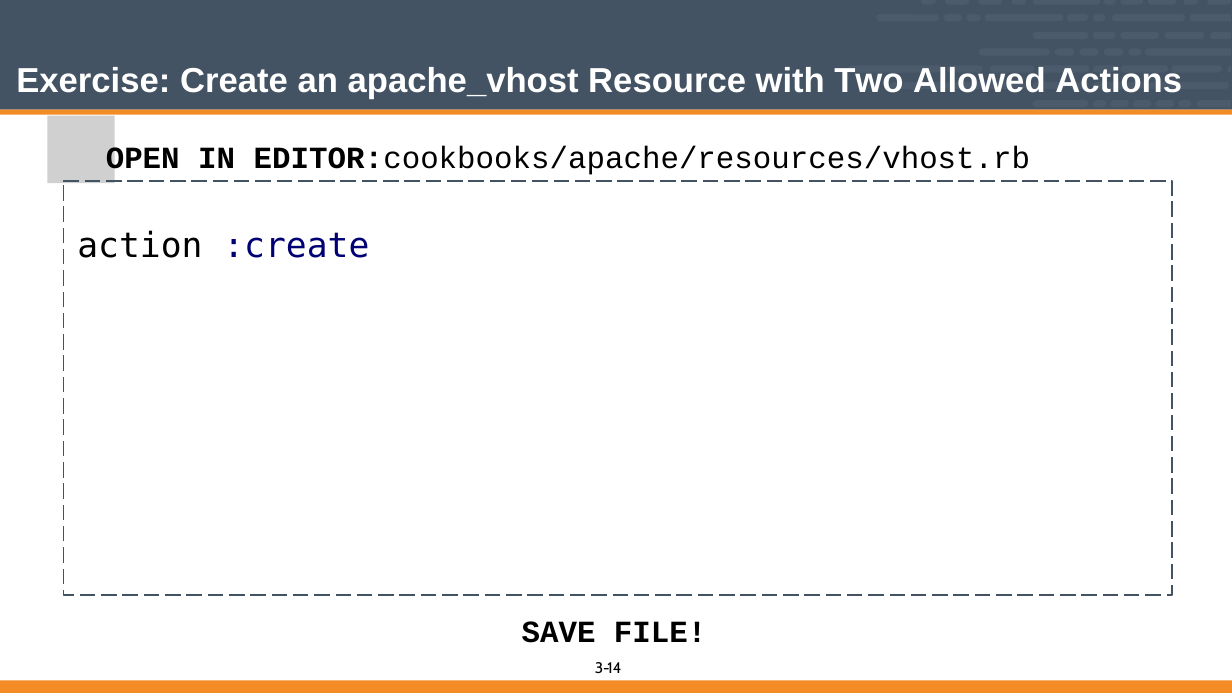
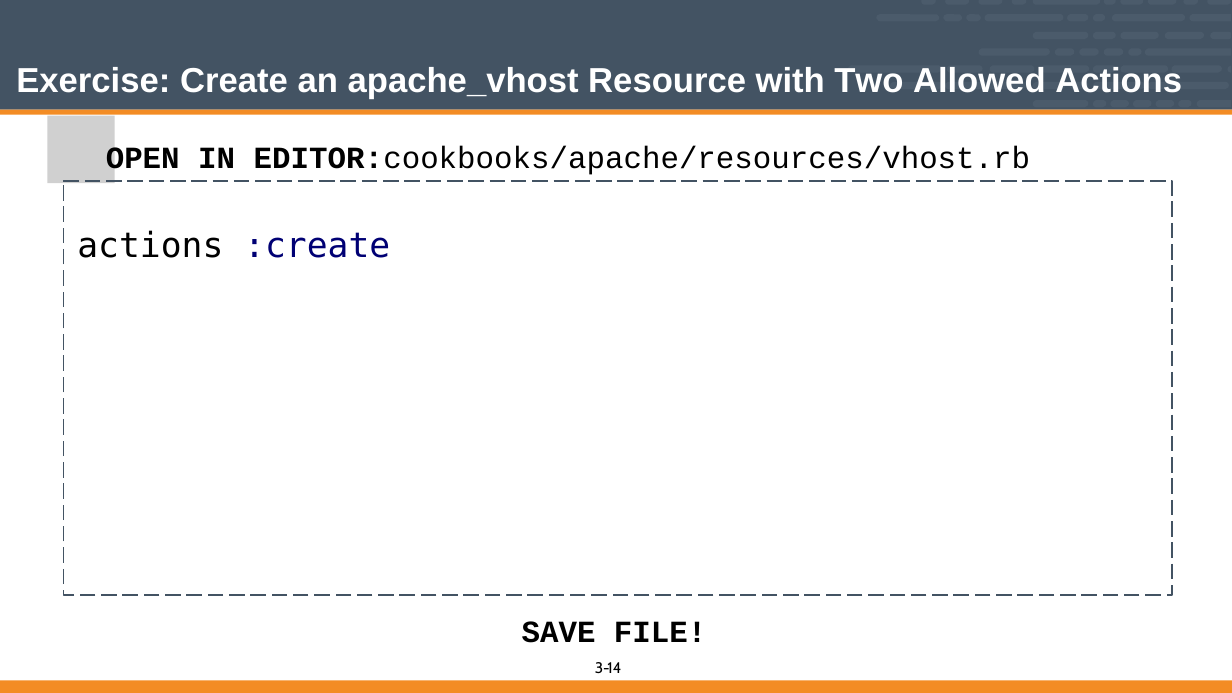
Before and after one commit to vinyar/chef-intermediate, a slide deck: slide 14 of 03-building_custom_resources.pptx. Drawn at 1232x693 pixels with LibreOffice and Linux fonts; fonts in the diff are those of the drawing; grey boxes stand for pictures. Boxes give left, top, right and bottom in pixels: in the first picture for what was removed or moved away, otherwise in the second. Text is boxed around its words. In the diff, an @@ line names an element or a change of style, - is before the commit and + after.

Commit message:
Fixed issue with resources definition
* Incorrectly used 'action' and not 'actions'

```diff
--- a/03-building_custom_resources.pptx
+++ b/03-building_custom_resources.pptx
@@ text in freeform shape at box(77, 230, 390, 258): text changed; text colour #000074 to #000000 @@
-action :create
+actions :create
```
Also in this commit, not shown: 1 other slide changed.
